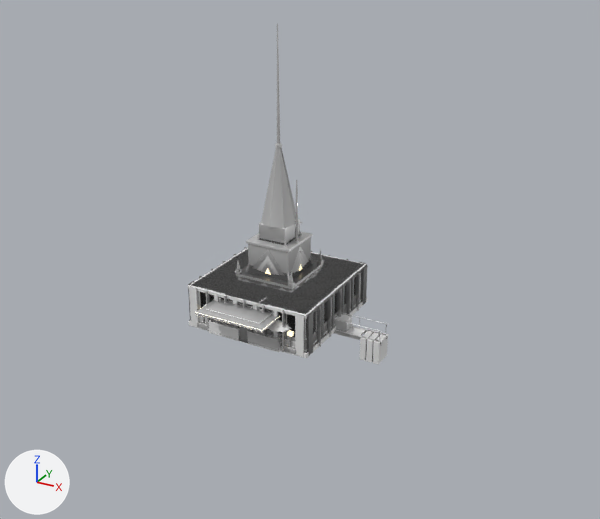
What one commit did to the glTF model ui/public/city-kit.glb.
Both versions are drawn from a 50 mm lens placed at (31.4, -53.7, 32.1), pointed at (2.4, -1.0, 5.7). Arrows for +X, +Y and +Z are at lower left; the lights stay in place. The first picture is the older version.

In view in the first picture: 'apt_floor_a', 'crane_counter', 'lm2_floor_1', 'lm2_ground', 'lm_crown', 'lm_floor_1', 'lm_ground', 'office_ground' and 8 more.
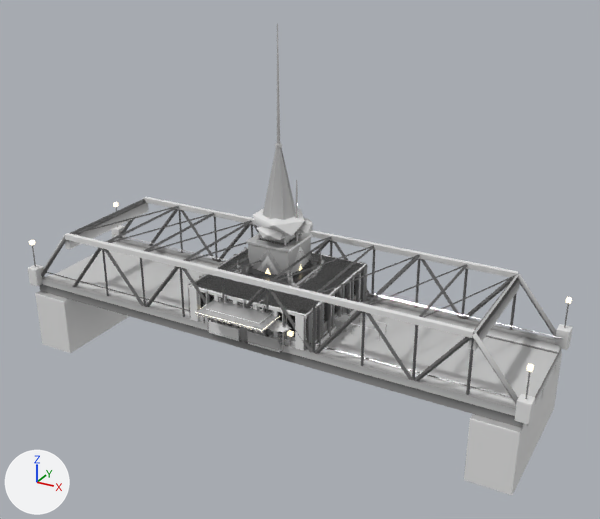
What differs and where, as boxes [x1, y1, x2, y2] in the pictures (600 x 519 px):
```json
{"object": "bridge", "change": "added", "after": [28, 197, 573, 495], "faces in mat_steel": [41, 197, 557, 426], "faces in mat_deck": [52, 250, 557, 400], "faces in mat_stone": [28, 225, 572, 495], "faces in mat_concrete": [28, 227, 573, 495], "faces in mat_metal": [32, 207, 569, 399]}
{"object": "forest_c", "change": "added", "after": [253, 208, 313, 240], "faces in mat_leaf": [253, 208, 313, 240]}
{"object": "crane_counter", "change": "unchanged, covered by the edit", "before": [334, 312, 389, 364], "after": [334, 312, 389, 339]}
```

The change, as JSON lines over the scene's bpy script:
```json
{"op": "add", "block": "mat_steel", "code": ["mat_steel = bpy.data.materials.new('steel')", "# nodes: BsdfPrincipled, Mix, OutputMaterial, VertexColor", "# colours: white #e7e7e7, mixed with the vertex colours"]}
{"op": "add", "block": "me_forest_c", "code": ["me_forest_c = bpy.data.meshes.new('forest_c')", "me_forest_c.from_pydata(...)  # 90 vertices, 148 faces; spans x -2.61..2.75, y -2.61..2.1, z 0.0..9.18", "# faces by material slot: [68, 80]", "me_forest_c.materials.append(mat_bark)", "me_forest_c.materials.append(mat_leaf)"]}
{"op": "add", "block": "me_bridge", "code": ["me_bridge = bpy.data.meshes.new('bridge')", "me_bridge.from_pydata(...)  # 820 vertices, 1274 faces; spans x -22.5..22.5, y -6.1..6.1, z -6.0..5.5", "# faces by material slot: [236, 2, 816, 104, 68, 48]", "me_bridge.materials.append(mat_concrete)", "me_bridge.materials.append(mat_deck)", "me_bridge.materials.append(mat_steel)", "me_bridge.materials.append(mat_metal)", "me_bridge.materials.append(mat_stone)", "me_bridge.materials.append(mat_shopfront)"]}
{"op": "add", "block": "ob_forest_c", "code": ["ob_forest_c = bpy.data.objects.new('forest_c', me_forest_c)", "ob_forest_c.location = (0.0, 0.0, 0.0)"]}
{"op": "add", "block": "ob_bridge", "code": ["ob_bridge = bpy.data.objects.new('bridge', me_bridge)", "ob_bridge.location = (0.0, 0.0, 0.0)"]}
```
